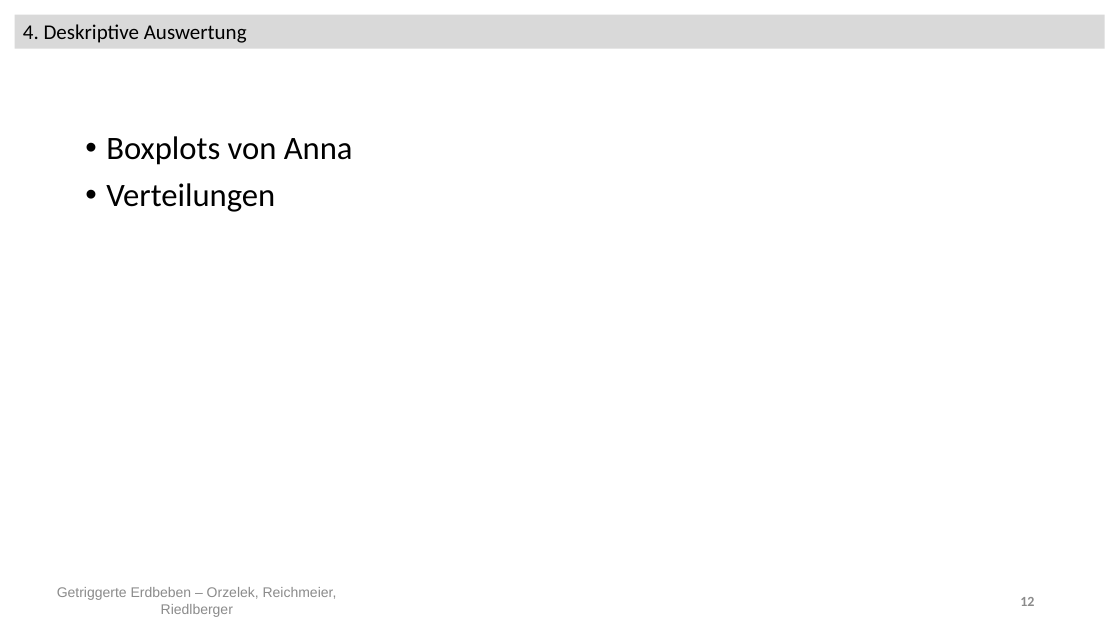
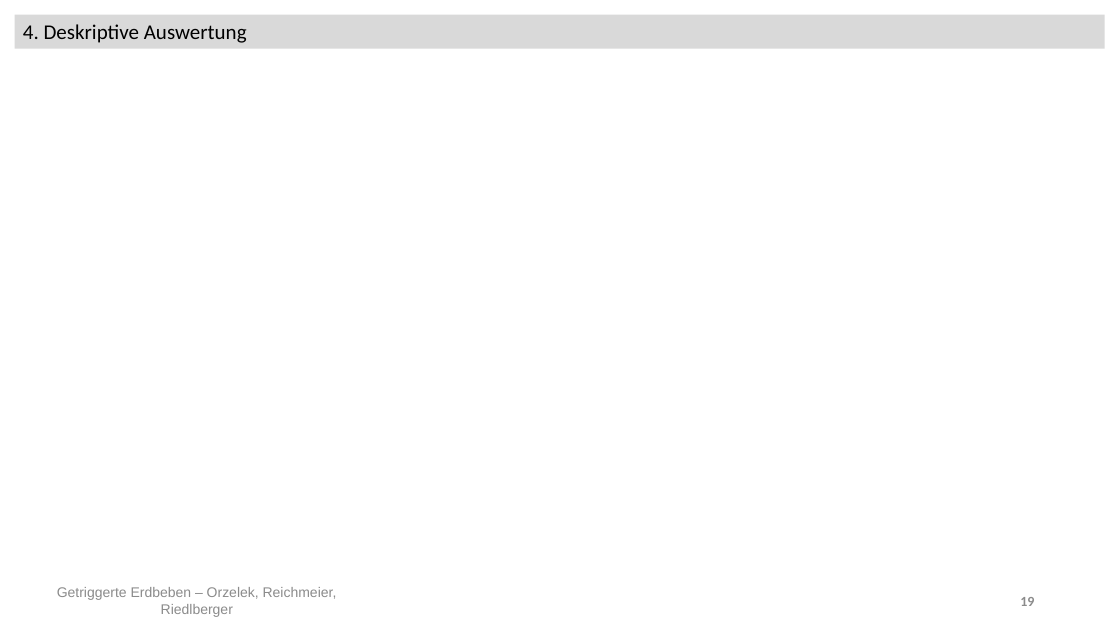
Before and after one commit to Kati77/Praktikum-Erdbeben, a slide deck: slide 19 of pp - AbschlusspräsentationX.pptx (slide 12 before the commit). Drawn at 1120x630 pixels with LibreOffice and Linux fonts; fonts in the diff are those of the drawing. Boxes give left, top, right and bottom in pixels: in the first picture for what was removed or moved away, otherwise in the second. Text is boxed around its words. In the diff, an @@ line names an element or a change of style, - is before the commit and + after.

```diff
--- a/pp - AbschlusspräsentationX.pptx
+++ b/pp - AbschlusspräsentationX.pptx
@@ text removed at [106, 136, 353, 212] @@
-• Boxplots von Anna
-• Verteilungen
@@ page number at [1020, 597, 1034, 606]: text changed @@
-12
+19
```
Also in this commit, not shown: 12 other slides changed, 23 slides added.
